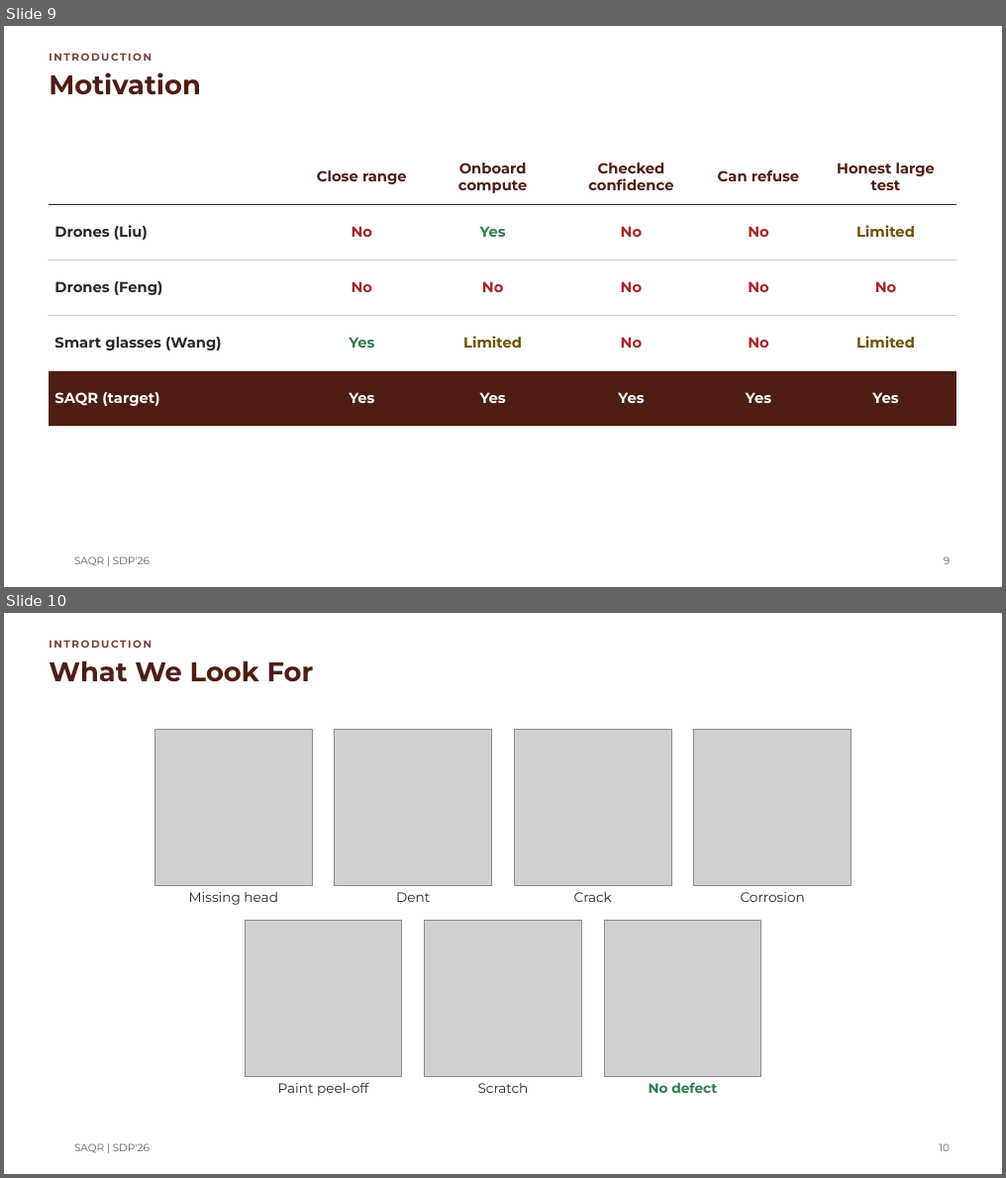
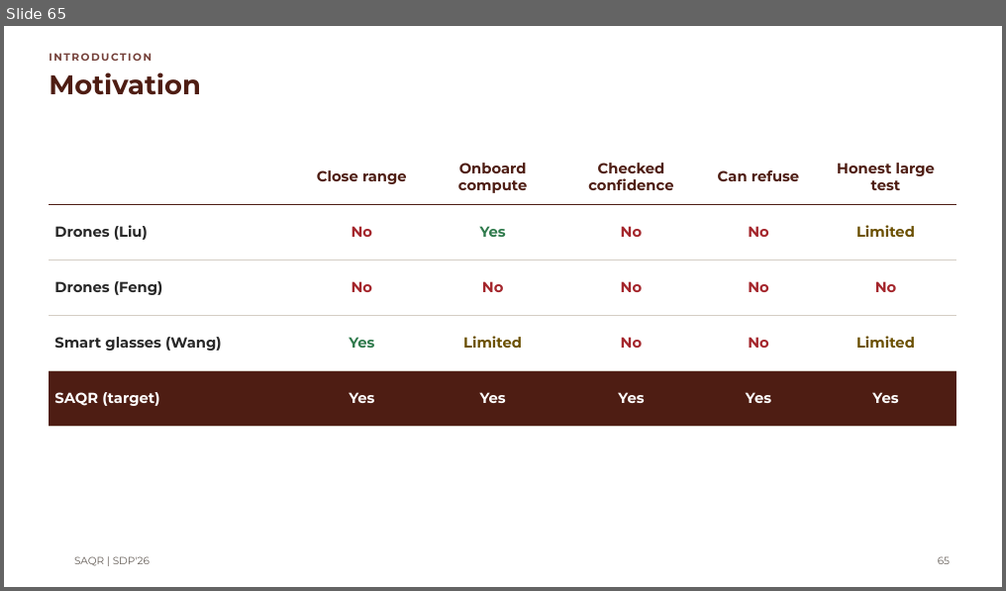
Before and after one commit to MASAR-AUS/SAQR, a slide deck: SAQR CMP490 Presentation.pptx. Shown one above the other, each under a label of ours: slides 9 and 10 before the commit, slide 65 after it. The pictures are 1006x1178 and 1006x591 pixels, drawn with LibreOffice and Linux fonts; fonts in the diff are those of the drawing; grey boxes stand for pictures; background and template pictures are left out. Boxes give left, top, right and bottom in pixels: in the first picture for what was removed or moved away, otherwise in the second. Text is boxed around its words. In the diff, an @@ line names an element or a change of style, - is before the commit and + after.

```diff
--- a/SAQR CMP490 Presentation.pptx
+++ b/SAQR CMP490 Presentation.pptx
@@ slide 10 removed at [4,613,1002,1174], background #FFFFFF; not listed: 1 template element that a slide beside it also shows @@
@@ text removed at [49,640,152,648] @@
-INTRODUCTION
@@ title removed at [49,661,314,682] @@
-What We Look For
@@ picture removed at [155,729,313,886] @@
@@ picture removed at [335,729,492,886] @@
@@ picture removed at [515,729,672,886] @@
@@ picture removed at [694,729,851,886] @@
@@ text removed at [189,892,278,905] @@
-Missing head
@@ text removed at [396,892,430,902] @@
-Dent
@@ text removed at [574,892,612,902] @@
-Crack
@@ text removed at [741,892,805,902] @@
-Corrosion
@@ picture removed at [245,920,402,1077] @@
@@ picture removed at [425,920,582,1077] @@
@@ picture removed at [604,920,761,1077] @@
@@ text removed at [278,1083,368,1096] @@
-Paint peel-off
@@ text removed at [478,1083,529,1093] @@
-Scratch
@@ text removed at [648,1082,717,1093] @@
-No defect
@@ page number removed at [939,1144,949,1152] @@
-10
@@ what was slide 9 is now slide 65 @@
@@ page number at [938,557,949,565]: text changed @@
-9
+65
```
Also in this commit, not shown: 12 slides changed, 4 slides added, 1 other slide removed.
